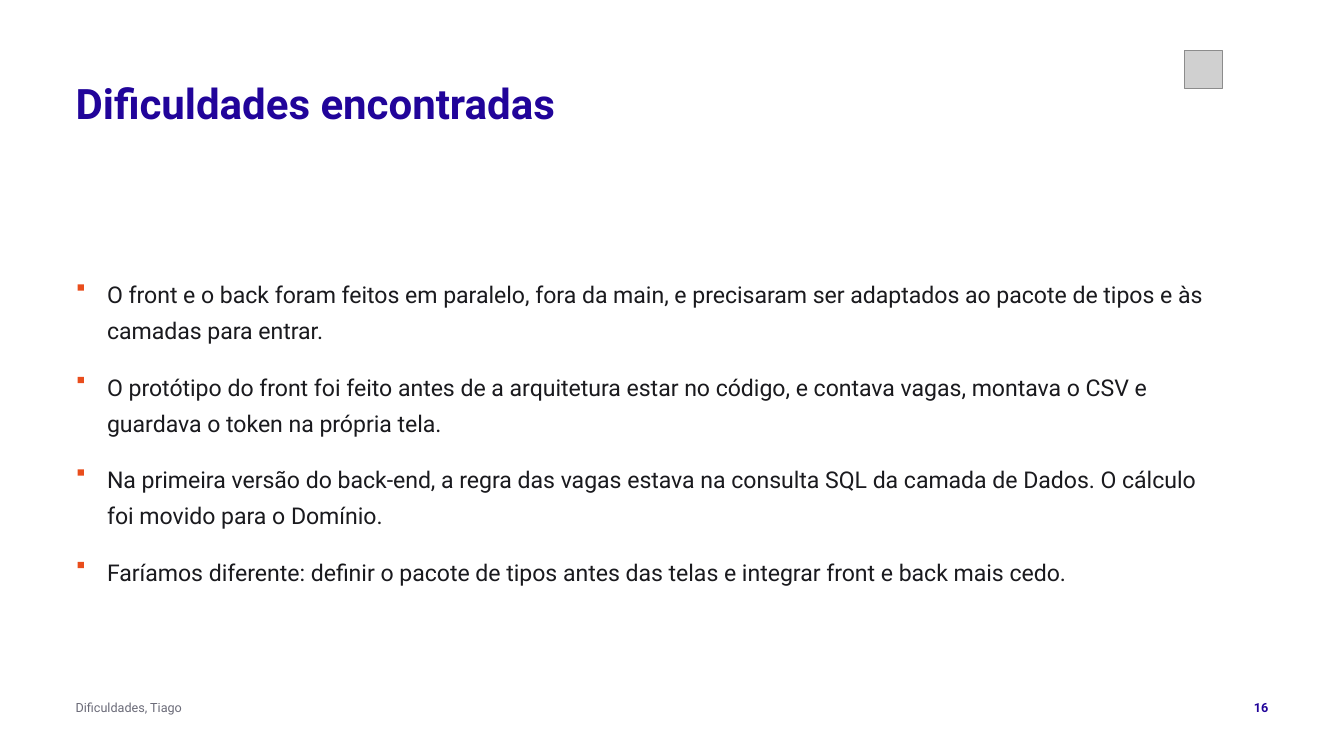
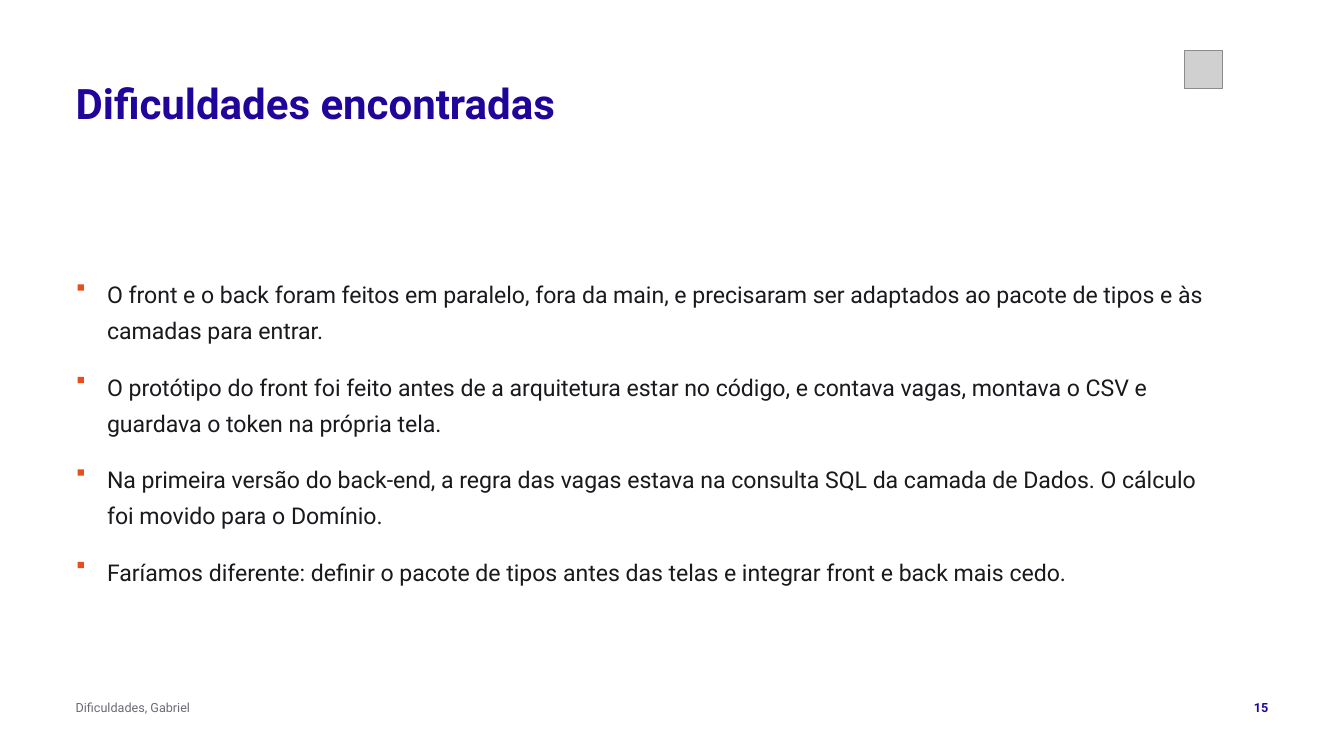
Before and after one commit to tcpassos/invite-app, a slide deck: slide 15 of trabalhos/T3-Apresentacao-Intermediaria.pptx (slide 16 before the commit). Drawn at 1344x756 pixels with LibreOffice and Linux fonts; fonts in the diff are those of the drawing; grey boxes stand for pictures. Boxes give left, top, right and bottom in pixels: in the first picture for what was removed or moved away, otherwise in the second. Text is boxed around its words. In the diff, an @@ line names an element or a change of style, - is before the commit and + after.

```diff
--- a/trabalhos/T3-Apresentacao-Intermediaria.pptx
+++ b/trabalhos/T3-Apresentacao-Intermediaria.pptx
@@ text at (76, 702, 190, 714): text changed @@
-Dificuldades, Tiago
+Dificuldades, Gabriel
```
Also in this commit, not shown: 8 other slides changed, 3 other files.
